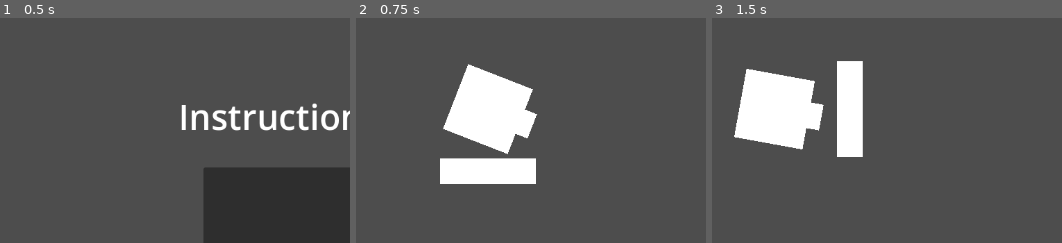
Above: before the commit, frames 1-3 (left to right).
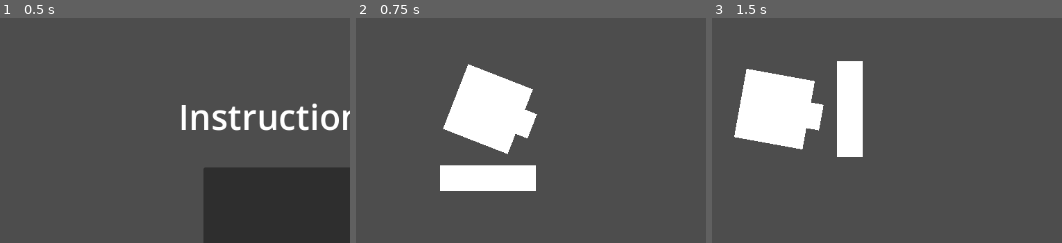
Above: after the commit, the same moments.

Repository: bookworm6/GodsOfPixels
Game: Godot game, scene res://source/instructions.tscn
Two runs of this game, one before a commit and one after it. Both use one fixed random seed, a clock stepped at 60 frames per second and the inputs below.
Inputs (mouse positions are % of the whole screen's width and height, from its top left):
- Up to frame 1 (0.5 s): no input
- Up to frame 2 (0.75 s): click "Start" at 0.5 s
- Up to frame 3 (1.5 s): tap Enter at 1.25 s; move the mouse to (82, 45) at 1.27 s; hold Right (ui_right) from 1.28 s (still down); hold A (a) from 1.28 s (still down); tap Space (SPACEBAR) at 1.35 s
The pictures show only the part of the screen within x 0-50%, y 4-54%; the shares and areas given below are measured in that part.

Frame 1 is identical in both runs. In frame 2, 1.8% of the frame differs, in the area x 24-52%, y 62-77%; in frame 3, nothing differs.

Commit message:
bug fixed - shield now follows player from the start of the game

Diff:
--- a/project/source/MAIN.gd
+++ b/project/source/MAIN.gd
@@ -5,12 +5,17 @@
 var enemyScene = preload("res://source/enemy.tscn")
 var spawnTimerStarted
 var enemeySpawnList
+var down
+var left
+var right
+var up
 
 
 # Called when the node enters the scene tree for the first time.
 func _ready():
 	spawnTimerStarted = false
 	enemeySpawnList = []
+	down = true;
 
 func shoot():
 	var newBullet = bulletBase.instantiate()
@@ -23,10 +28,7 @@
 	var newBulletYvel = 1000*cos(Character.rotation)
 	var newBulletXvel = 1000*sin(Character.rotation)
 	newBullet.velocity = Vector2(newBulletXvel, -newBulletYvel)
-var down
-var left
-var right
-var up
+
 func shield_move():
 
 	if down == true:
